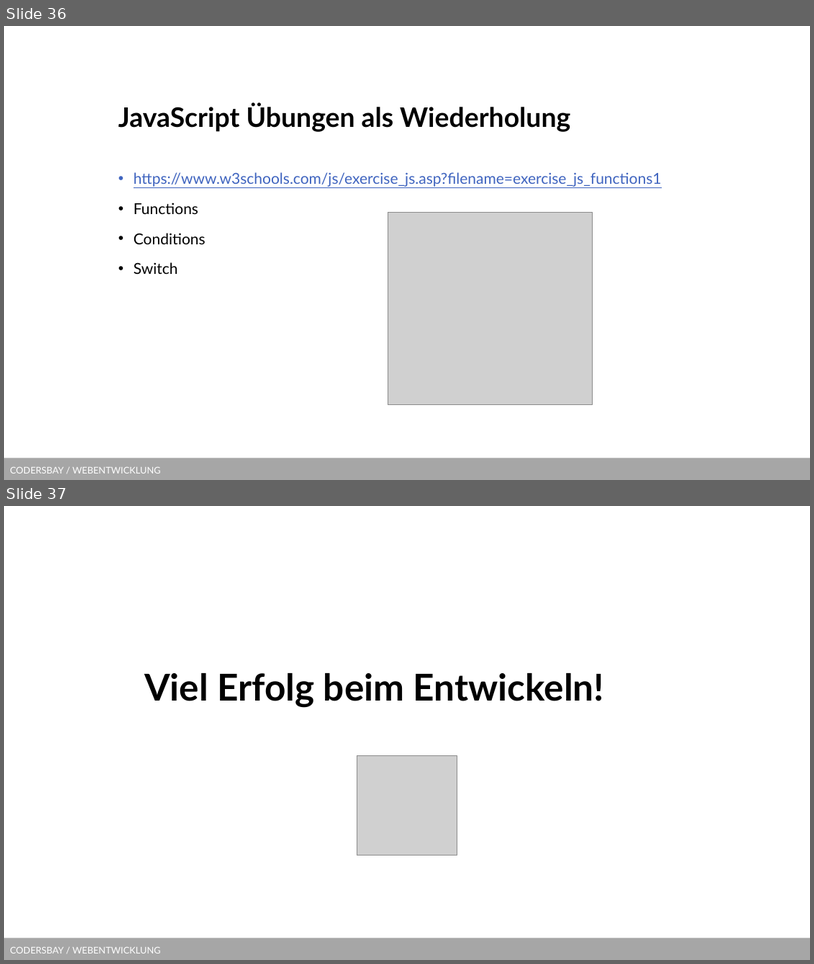
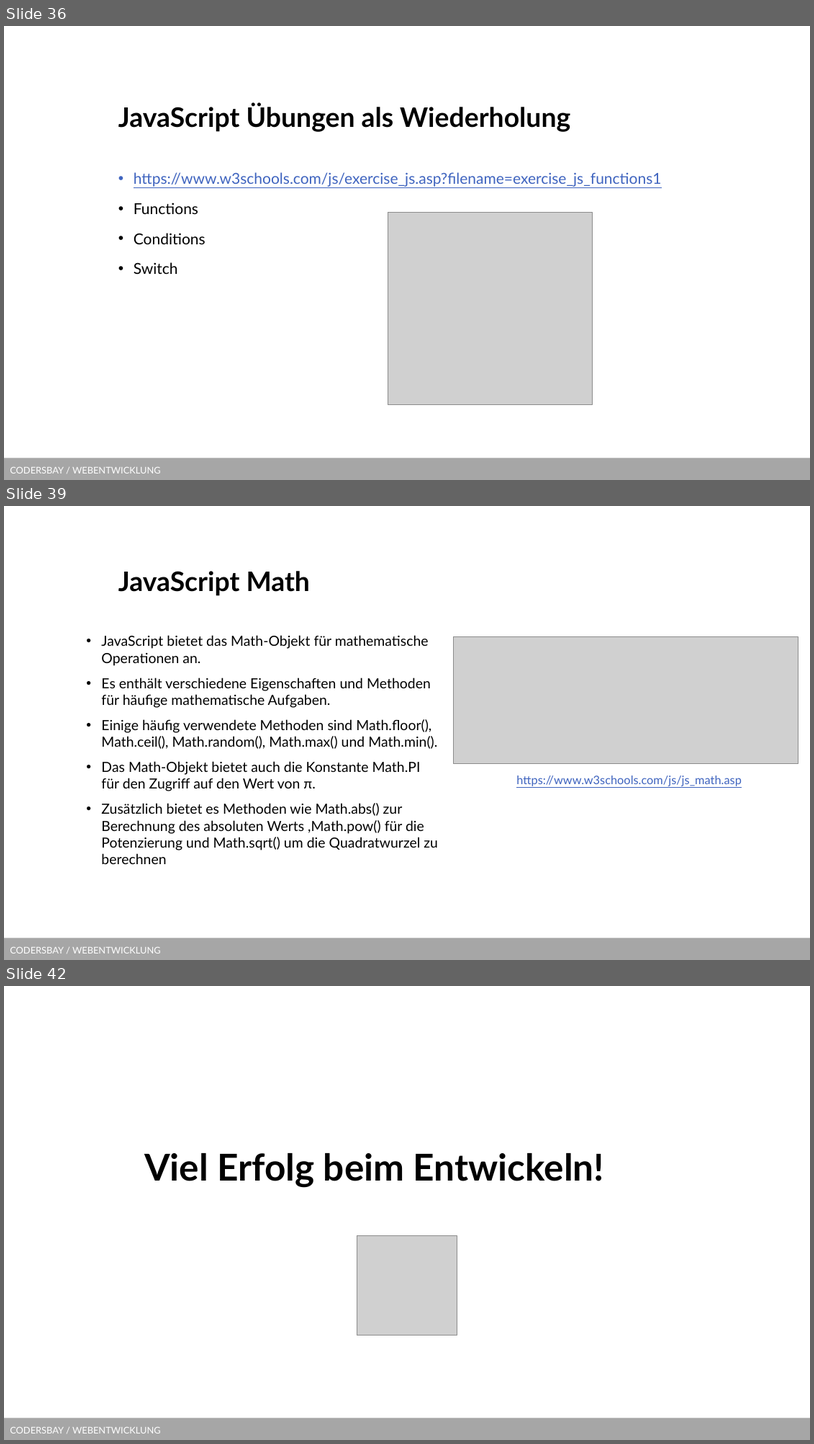
Before and after one commit to kodo89/Webentwicklung_23_24, a slide deck: 7. Javascript/Slides/JS Grundlagen 2.pptx. Shown one above the other, each under a label of ours: slides 36 and 37 before the commit, slides 36, 39 and 42 after it; the slides between them are not shown. The pictures are 814x964 and 814x1444 pixels, drawn with LibreOffice and Linux fonts; fonts in the diff are those of the drawing; grey boxes stand for pictures; background and template pictures are left out. Boxes give left, top, right and bottom in pixels: in the first picture for what was removed or moved away, otherwise in the second. Text is boxed around its words. In the diff, an @@ line names an element or a change of style, - is before the commit and + after.

```diff
--- a/7. Javascript/Slides/JS Grundlagen 2.pptx
+++ b/7. Javascript/Slides/JS Grundlagen 2.pptx
@@ slide 39 added at (4,506,810,960), background #FFFFFF; not listed: 1 template element that a slide beside it also shows @@
@@ title added at (118,571,310,596), 32 pt, text #000000, bold @@
+JavaScript Math
@@ text added at (101,635,438,864), 16.6 pt, text #000000 @@
+• JavaScript bietet das Math-Objekt für mathematische Operationen an.
+• Es enthält verschiedene Eigenschaften und Methoden für häufige mathematische Aufgaben.
+• Einige häufig verwendete Methoden sind Math.floor(), Math.ceil(), Math.random(), Math.max() und Math.min().
+• Das Math-Objekt bietet auch die Konstante Math.PI für den Zugriff auf den Wert von π.
+• Zusätzlich bietet es Methoden wie Math.abs() zur Berechnung des absoluten Werts ,Math.pow() für die Potenzierung und Math.sqrt() um die Quadratwurzel zu berechnen
@@ picture added at (453,636,798,763) @@
@@ text added at (517,775,741,786), 14 pt, text #3F64BF, underline @@
+https://www.w3schools.com/js/js_math.asp
@@ what was slide 37 is now slide 42 @@
```
Also in this commit, not shown: 4 other slides added, 2 other files.
